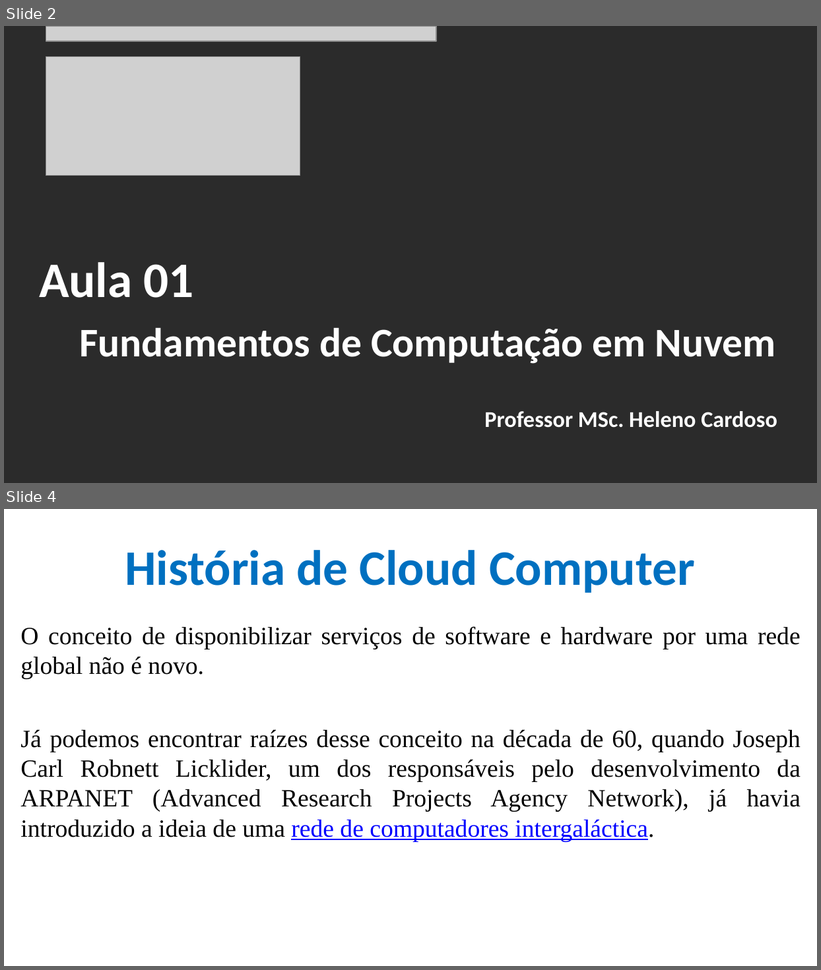
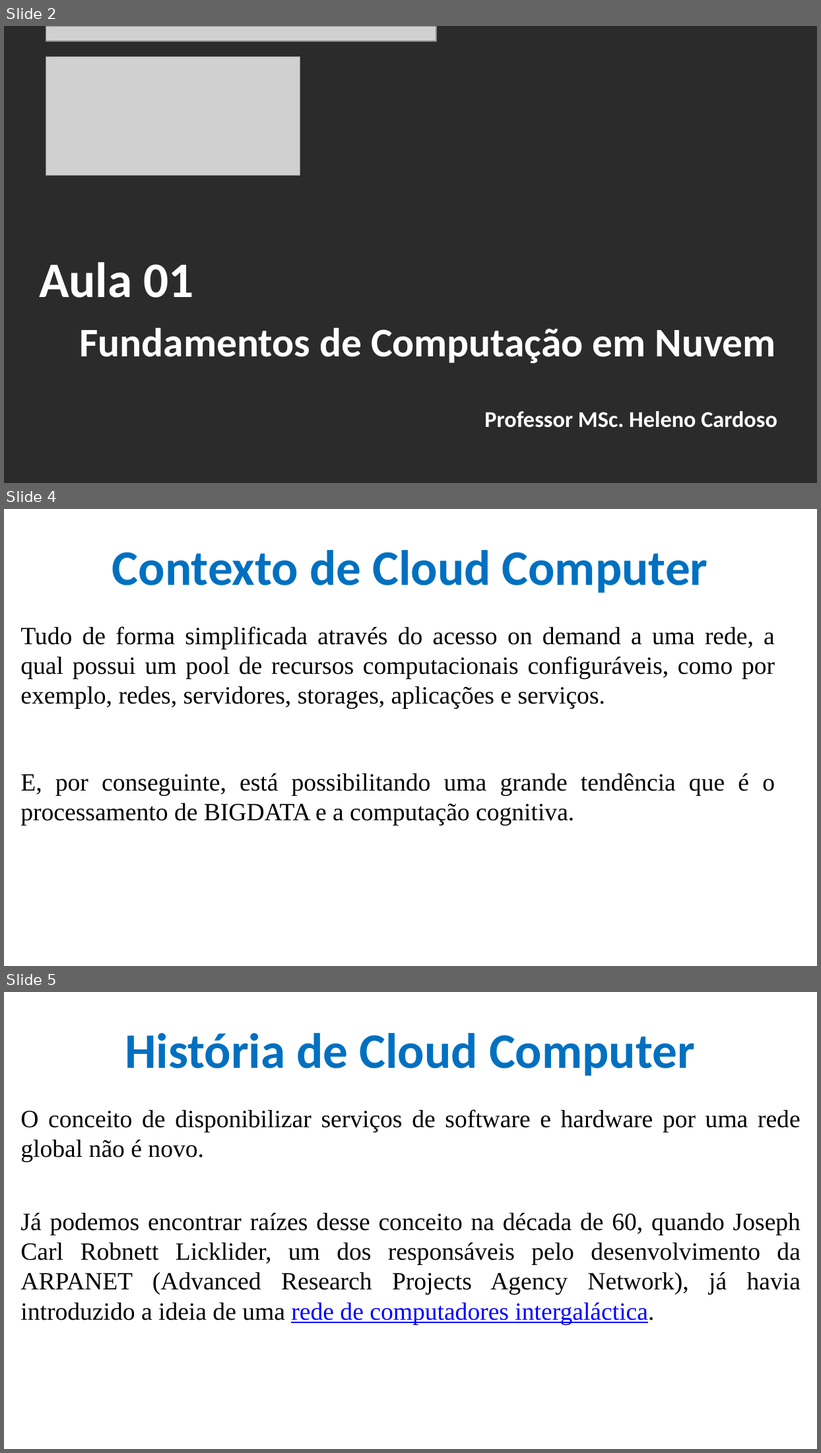
Before and after one commit to CloudEducationBrazil/WydenComputacaoNuvemWebServicesLinux, a slide deck: 01 Classes/Aula 01 - Computação em Nuvem e Web Services em Linux.pptx. Shown one above the other, each under a label of ours: slides 2 and 4 before the commit, slides 2, 4 and 5 after it; the slides between them are not shown. The pictures are 821x970 and 821x1453 pixels, drawn with LibreOffice and Linux fonts; fonts in the diff are those of the drawing; grey boxes stand for pictures; background and template pictures are left out; a plain dark background stands for a picture behind light text. Boxes give left, top, right and bottom in pixels: in the first picture for what was removed or moved away, otherwise in the second. Text is boxed around its words. In the diff, an @@ line names an element or a change of style, - is before the commit and + after.

Commit message:
Aula 01 Cloud Computer + Atividades

```diff
--- a/01 Classes/Aula 01 - Computação em Nuvem e Web Services em Linux.pptx
+++ b/01 Classes/Aula 01 - Computação em Nuvem e Web Services em Linux.pptx
@@ slide 4 added at [4, 509, 817, 966], background picture (left out) @@
@@ title added at [112, 550, 708, 593], 44 pt, text #0070C0, bold @@
+Contexto de Cloud Computer
@@ text added at [20, 626, 775, 826], 22 pt, text #000000 @@
+Tudo de forma simplificada através do acesso on demand a uma rede, a qual possui um pool de recursos computacionais configuráveis, como por exemplo, redes, servidores, storages, aplicações e serviços.
+E, por conseguinte, está possibilitando uma grande tendência que é o processamento de BIGDATA e a computação cognitiva.
@@ what was slide 4 is now slide 5 @@
```
Also in this commit, not shown: 6 slides changed.
